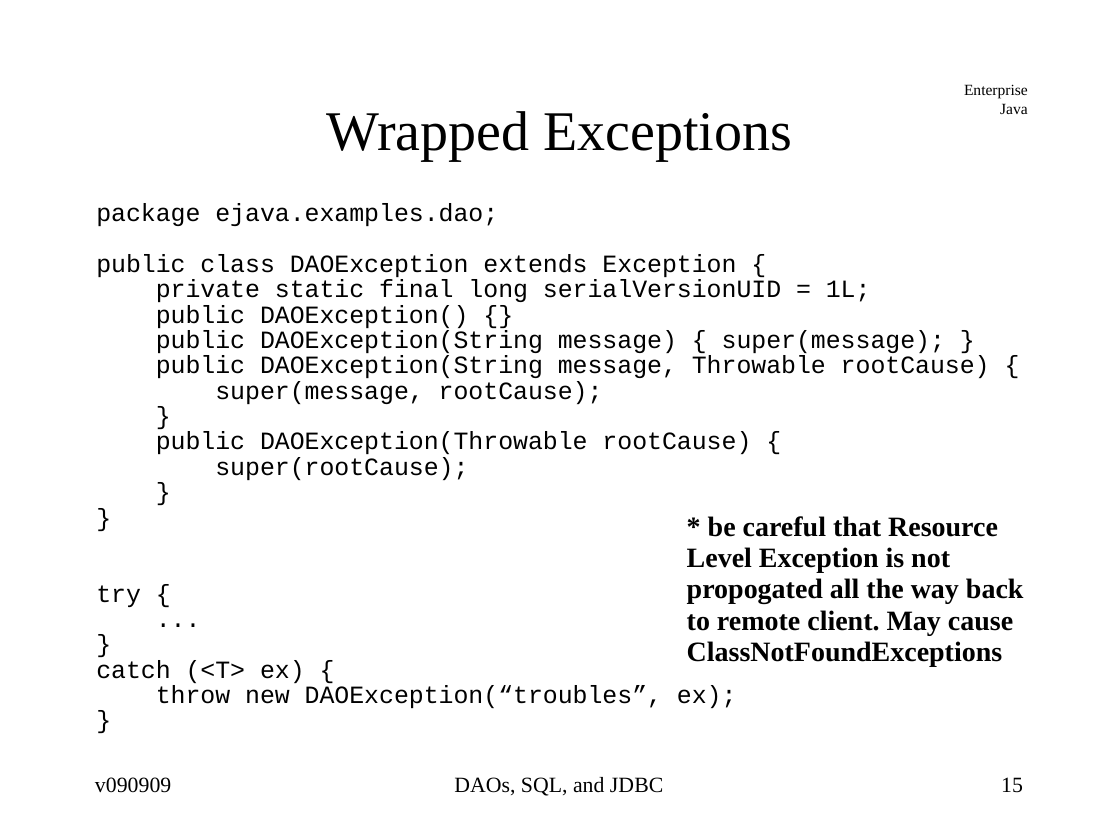
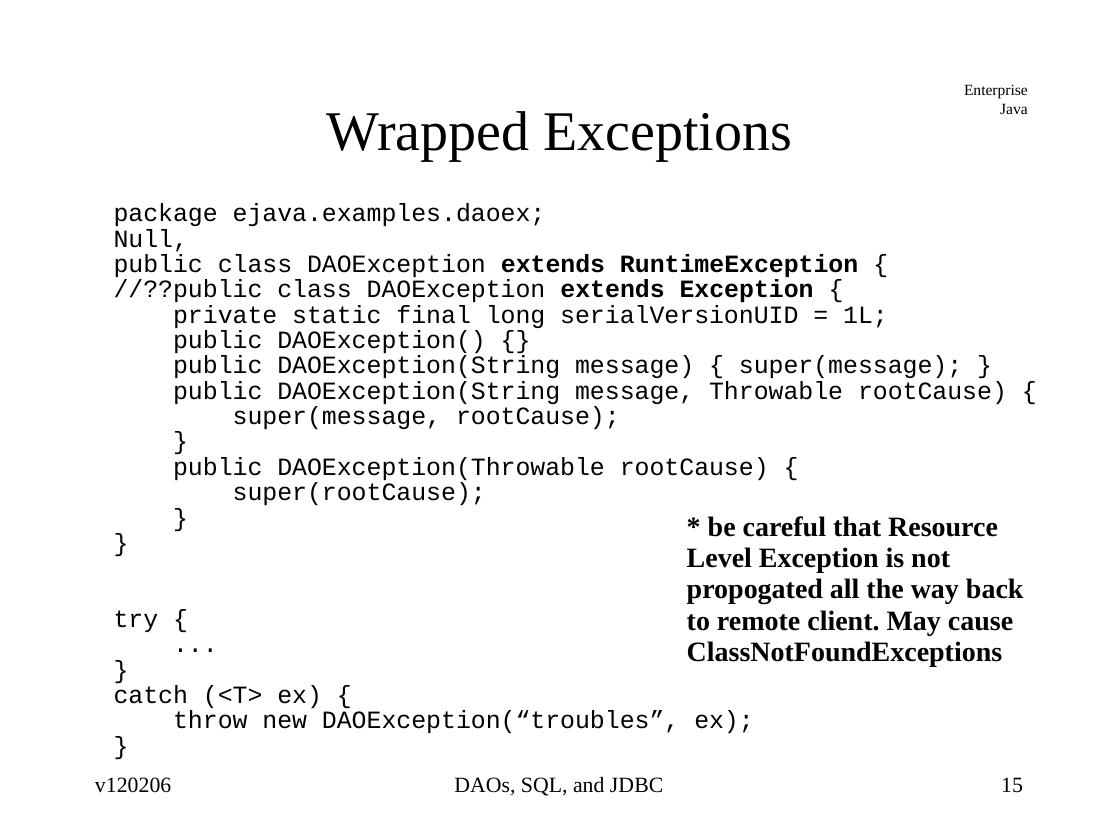
Before and after one commit to jcstaff/ejava-javaee, a slide deck: slide 15 of jdbcDAO/src/site/resources/lectures/jdbcDAO.ppt. Drawn at 1120x840 pixels with LibreOffice and Linux fonts; fonts in the diff are those of the drawing. Boxes give left, top, right and bottom in pixels: in the first picture for what was removed or moved away, otherwise in the second. Text is boxed around its words. In the diff, an @@ line names an element or a change of style, - is before the commit and + after.

Commit message:
updated source code examples

```diff
--- a/jdbcDAO/src/site/resources/lectures/jdbcDAO.ppt
+++ b/jdbcDAO/src/site/resources/lectures/jdbcDAO.ppt
@@ text "package ejava.examples.daoex;": place and size @@
-text "package ejava.examples.daoex;" at bbox=[96, 203, 990, 708]
+text "package ejava.examples.daoex;" at bbox=[114, 203, 1007, 733]
@@ text at bbox=[114, 203, 858, 302]: text changed @@
-package ejava.examples.dao;
-public class DAOException extends Exception {
+package ejava.examples.daoex;
+Null,
+public class DAOException extends RuntimeException {
+//??public class DAOException extends Exception {
@@ text at bbox=[95, 777, 171, 793]: text changed @@
-v090909
+v120206
```
Also in this commit, not shown: 95 other slides changed, 1 slide added, 4 slides removed.
